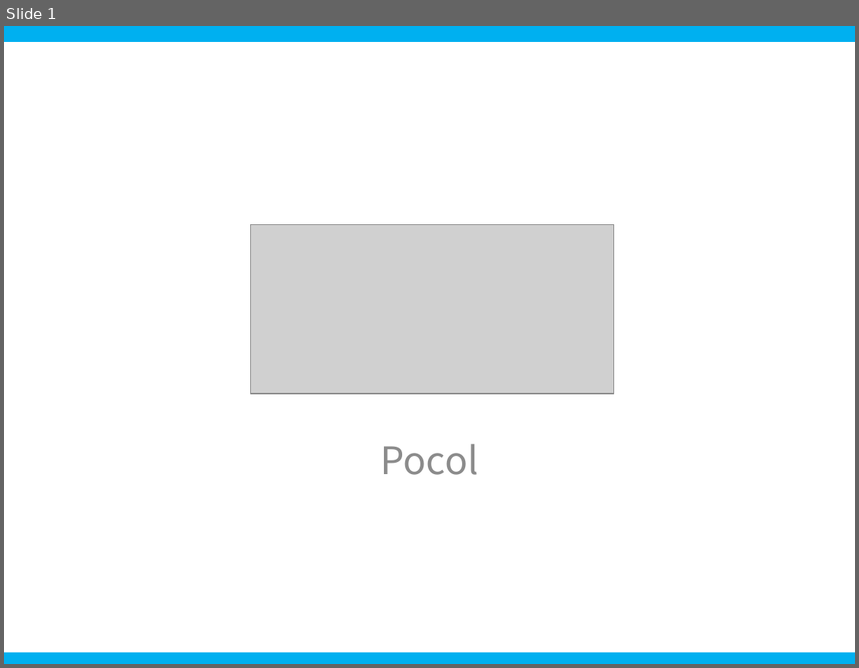
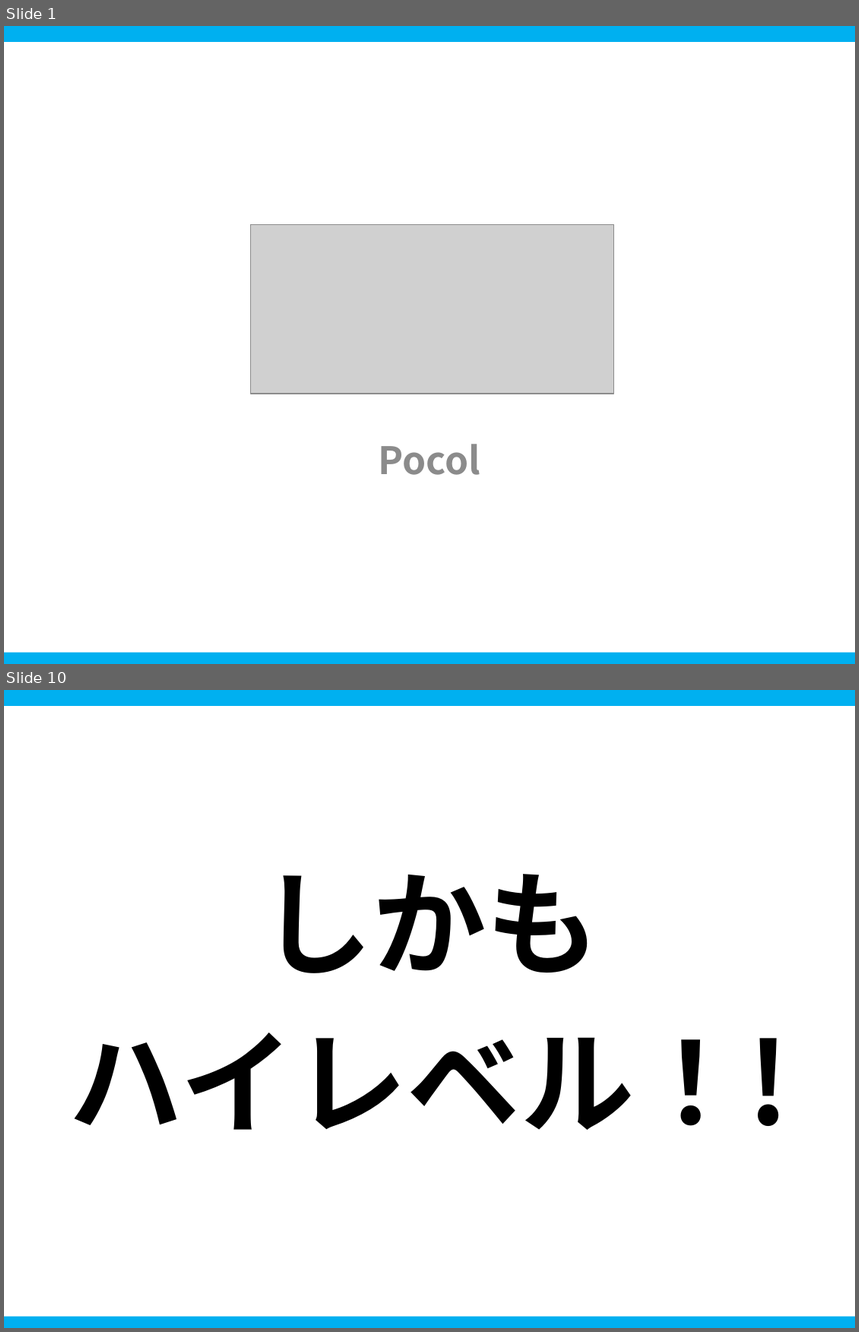
Before and after one commit to ProjectAsura/Salty, a slide deck: etc/salty.pptx. Shown one above the other, each under a label of ours: slide 1 before the commit, slides 1 and 10 after it; the slides between them are not shown. The pictures are 859x668 and 859x1332 pixels, drawn with LibreOffice and Linux fonts; fonts in the diff are those of the drawing; grey boxes stand for pictures; background and template pictures are left out. Boxes give left, top, right and bottom in pixels: in the first picture for what was removed or moved away, otherwise in the second. Text is boxed around its words. In the diff, an @@ line names an element or a change of style, - is before the commit and + after.

```diff
--- a/etc/salty.pptx
+++ b/etc/salty.pptx
@@ slide 10 added at [4, 690, 855, 1328], background #FFFFFF; not listed: 2 template elements that a slide beside it also shows @@
@@ text added at [69, 874, 790, 1130], 96 pt, text #000000, bold @@
+しかも
+ハイレベル！!
@@ slide 1 changed as well @@
@@ subtitle "Pocol" at [379, 444, 481, 475]: bold on @@
```
Also in this commit, not shown: 20 other slides added, 8 other files.
